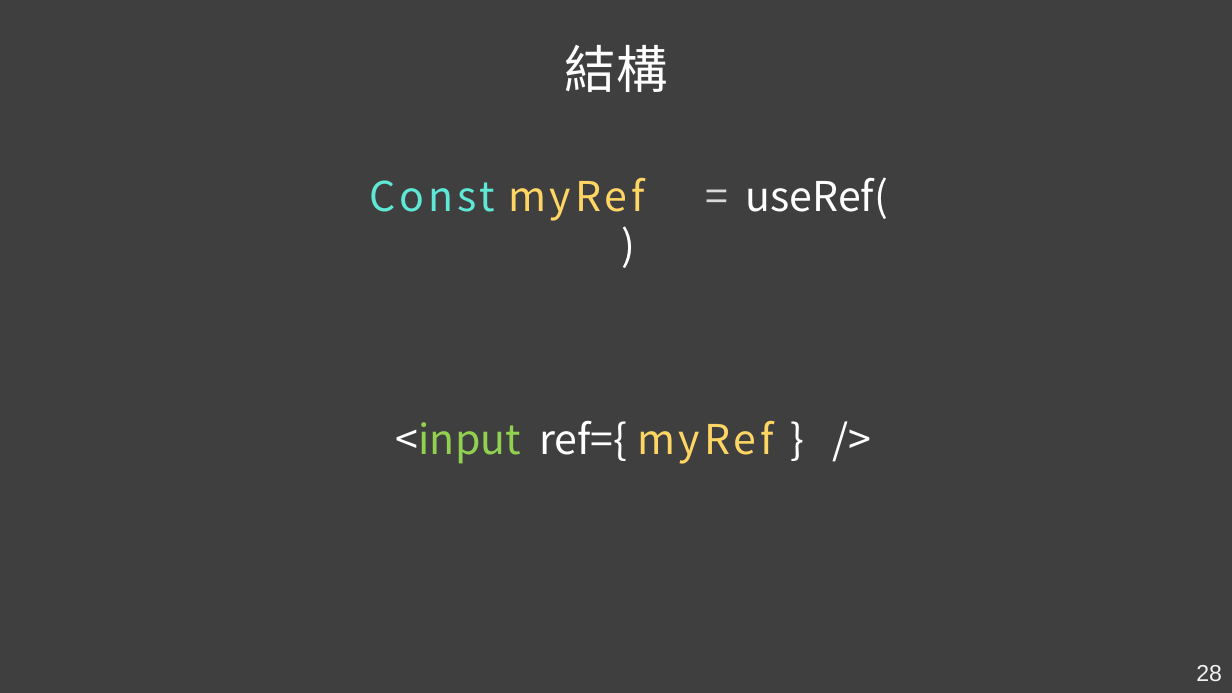
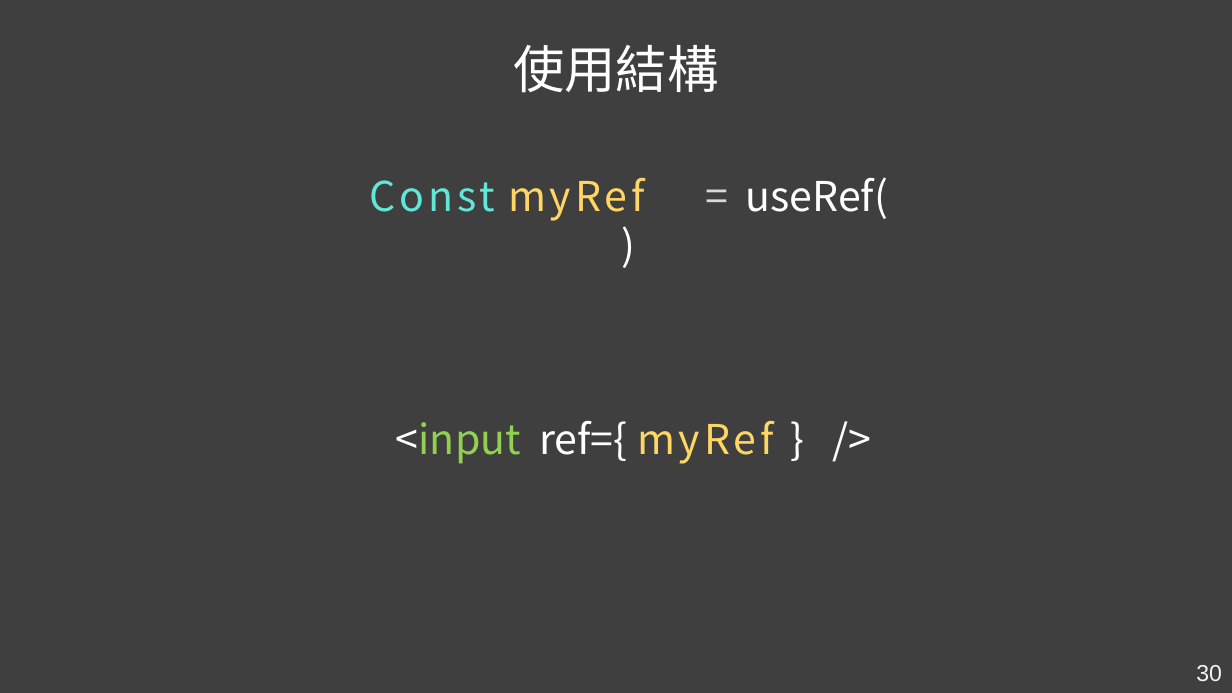
Before and after one commit to Kader-coder/React-Hooks, a slide deck: slide 30 of PPT/React Hooks &.pptx (slide 28 before the commit). Drawn at 1232x693 pixels with LibreOffice and Linux fonts; fonts in the diff are those of the drawing. Boxes give left, top, right and bottom in pixels: in the first picture for what was removed or moved away, otherwise in the second. Text is boxed around its words. In the diff, an @@ line names an element or a change of style, - is before the commit and + after.

```diff
--- a/PPT/React Hooks &.pptx
+++ b/PPT/React Hooks &.pptx
@@ text at (513,45,718,93): text changed @@
-結構
+使用結構
@@ page number at (1196,665,1222,681): text changed @@
-28
+30
```
Also in this commit, not shown: 7 other slides changed, 6 slides added, 1 slide removed.
